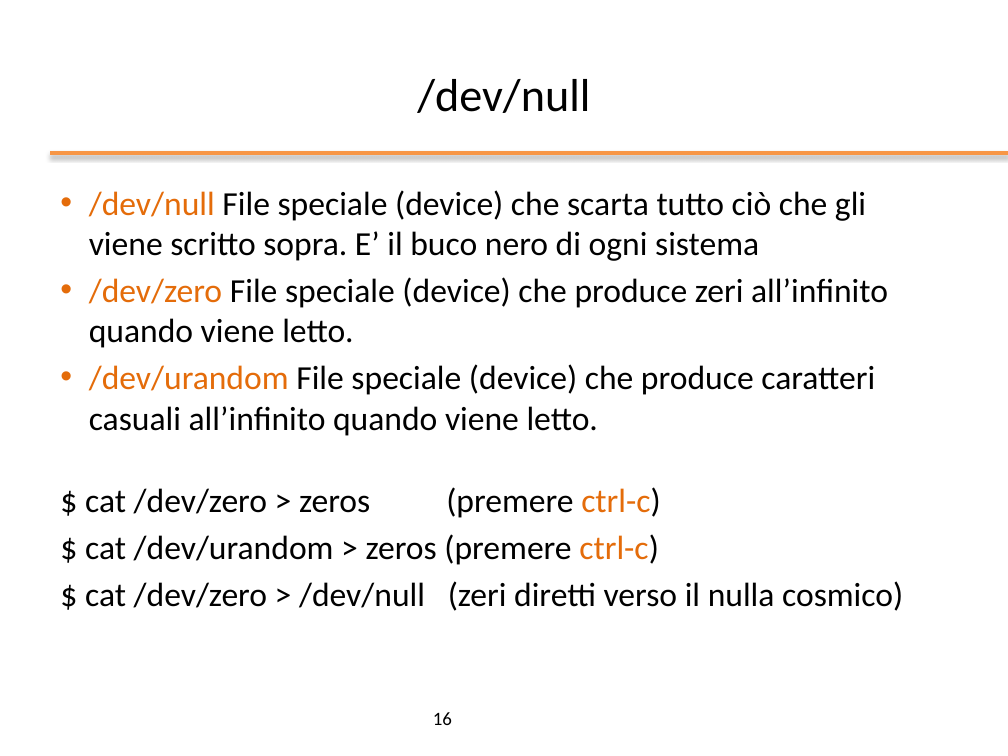
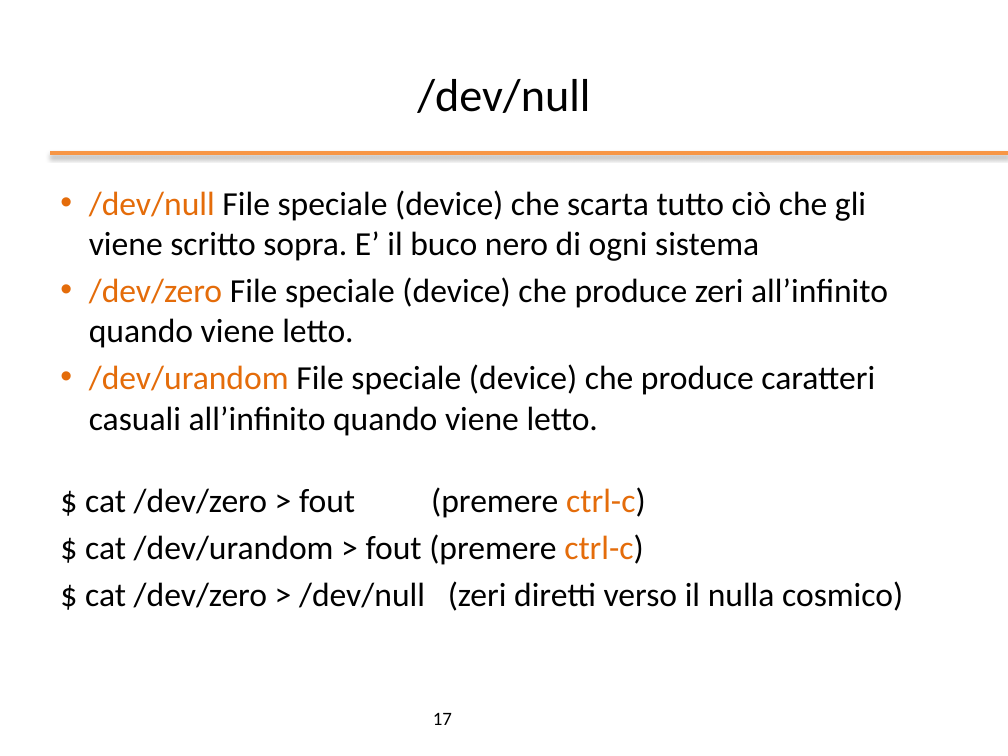
Before and after one commit to nbicocchi/operatingsystemsbsc, a slide deck: slide 17 of slides/ppt/02_Bash Basics.pptx (slide 16 before the commit). Drawn at 1008x756 pixels with LibreOffice and Linux fonts; fonts in the diff are those of the drawing; background and template pictures are left out. Boxes give left, top, right and bottom in pixels: in the first picture for what was removed or moved away, otherwise in the second. Text is boxed around its words. In the diff, an @@ line names an element or a change of style, - is before the commit and + after.

```diff
--- a/slides/ppt/02_Bash Basics.pptx
+++ b/slides/ppt/02_Bash Basics.pptx
@@ text at box(85, 487, 646, 565): text changed @@
-$ cat /dev/zero > zeros (premere ctrl-c)
-$ cat /dev/urandom > zeros (premere ctrl-c)
+$ cat /dev/zero > fout (premere ctrl-c)
+$ cat /dev/urandom > fout (premere ctrl-c)
@@ page number at box(433, 713, 452, 725): text changed @@
-16
+17
```
Also in this commit, not shown: 8 other slides changed, 7 slides added, 2 other files.
